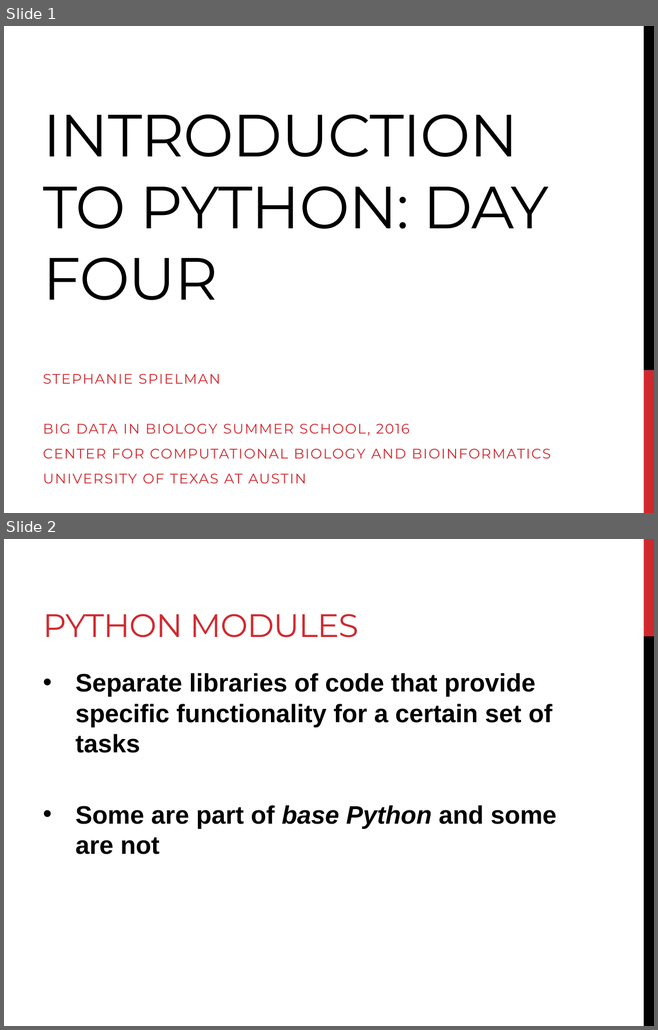
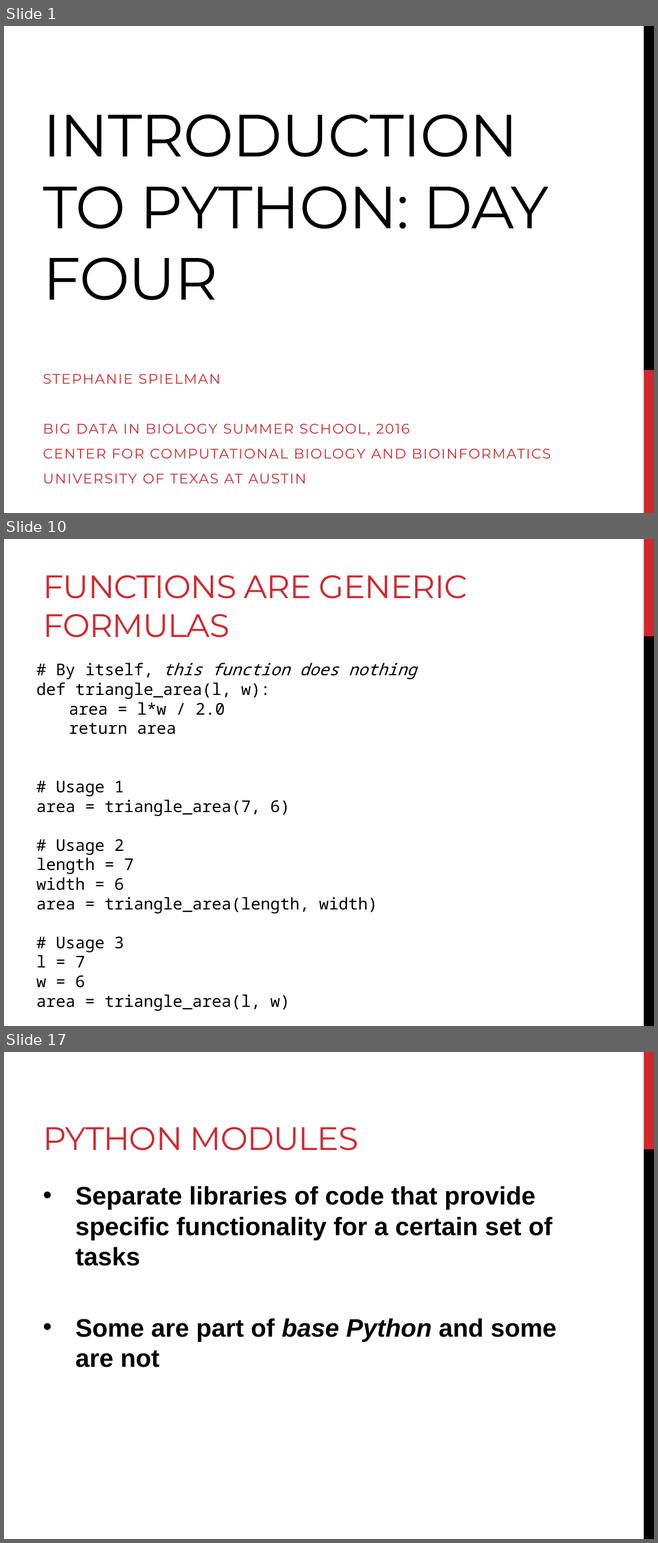
Before and after one commit to sjspielman/bdib2016_python, a slide deck: files/day4_materials/slides_day4.pptx. Shown one above the other, each under a label of ours: slides 1 and 2 before the commit, slides 1, 10 and 17 after it; the slides between them are not shown. The pictures are 658x1030 and 658x1543 pixels, drawn with LibreOffice and Linux fonts; fonts in the diff are those of the drawing. Boxes give left, top, right and bottom in pixels: in the first picture for what was removed or moved away, otherwise in the second. Text is boxed around its words. In the diff, an @@ line names an element or a change of style, - is before the commit and + after.

```diff
--- a/files/day4_materials/slides_day4.pptx
+++ b/files/day4_materials/slides_day4.pptx
@@ slide 10 added at bbox=[4, 539, 654, 1026], background #FFFFFF; not listed: 2 template elements that a slide beside it also shows @@
@@ title added at bbox=[43, 575, 467, 638], 36 pt, text #D1282E @@
+FUNCTIONS ARE GENERIC FORMULAS
@@ text added at bbox=[36, 663, 416, 1011], 18 pt, text #000000 @@
+# By itself, this function does nothing
+def triangle_area(l, w):
+area = l*w / 2.0
+return area
+# Usage 1
+area = triangle_area(7, 6)
+# Usage 2
+length = 7
+width = 6
+area = triangle_area(length, width)
+# Usage 3
+l = 7
+w = 6
+area = triangle_area(l, w)
@@ what was slide 2 is now slide 17 @@
```
Also in this commit, not shown: 14 other slides added, 23 other files.
